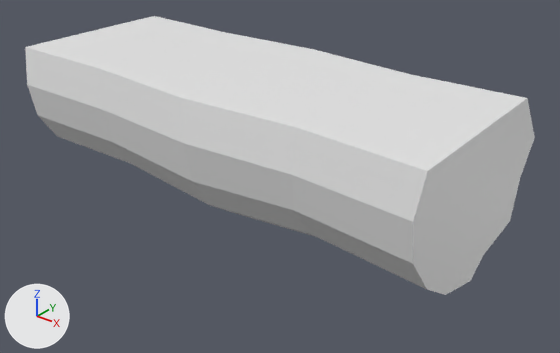
The glTF model art/kit/props/prop.log_seat/prop.log_seat.2.glb, before and after one commit.
Camera for both pictures: a 50 mm camera at (1.175, -1.37, 0.942) aimed at (0.061, 0.022, 0.079). The lights are fixed; the arrows at lower left show +X, +Y and +Z. The first picture is the older version. Vertices at exactly the same position are counted once.

Script lines for the objects in view, before the commit:
```python
me_prop_log_seat_2 = bpy.data.meshes.new('prop.log_seat.2')
me_prop_log_seat_2.from_pydata(...)  # 55 vertices, 106 faces; spans x -0.612..0.612, y -0.262..0.262, z 0.0..0.35
me_prop_log_seat_2.materials.append(mat_palette)  # white #e7e7e7
ob_prop_log_seat_2 = bpy.data.objects.new('prop.log_seat.2', me_prop_log_seat_2)
ob_prop_log_seat_2.location = (0.0, 0.0, 0.0)
```
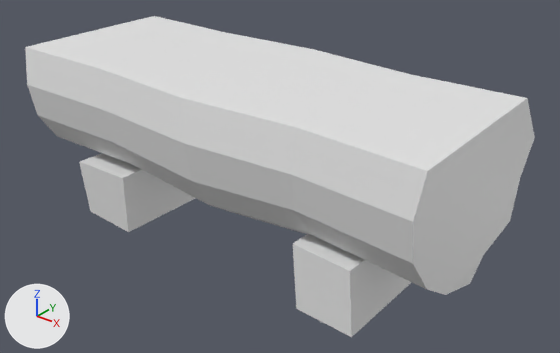
The newer file is also turned or shifted as a whole; pictures and numbers use the older file's frame.

Boxes [x1, y1, x2, y2] around the edits, measured in the pictures (560 x 353 px):
'prop.log_seat.2', reshaped (15% taller): before [25, 16, 535, 295]; after [25, 16, 535, 337]
part 1 of me_prop_log_seat_2, built on: after [79, 153, 195, 232]
part 2 of me_prop_log_seat_2, built on: before [447, 256, 483, 294]; after [293, 234, 483, 337]

What changed in the scene script:
```text
Change me_prop_log_seat_2:
    used by ob_prop_log_seat_2; location = (0.0, 0.0, 0.0)
    remove me_prop_log_seat_2.from_pydata(...)  # 55 vertices, 106 faces; spans x -0.612..0.612, y -0.262..0.262, z 0.0..0.35
    add me_prop_log_seat_2.from_pydata(...)  # 71 vertices, 130 faces; spans x -0.612..0.612, y -0.262..0.262, z -0.105..0.35
    me_prop_log_seat_2 part 1
    1 vertex moves from x -0.005, y 0.0, z 0.0 to x -0.005, y 0.0, z -0.012
    8 vertices are added at x -0.445..-0.275, y -0.215..0.218, z -0.105..0.06
    12 new faces join them
    me_prop_log_seat_2 part 2
    1 vertex moves from x 0.609, y 0.0, z 0.0 to x 0.609, y 0.0, z -0.007
    8 vertices are added at x 0.275..0.451, y -0.219..0.211, z -0.104..0.064
    12 new faces join them
```
